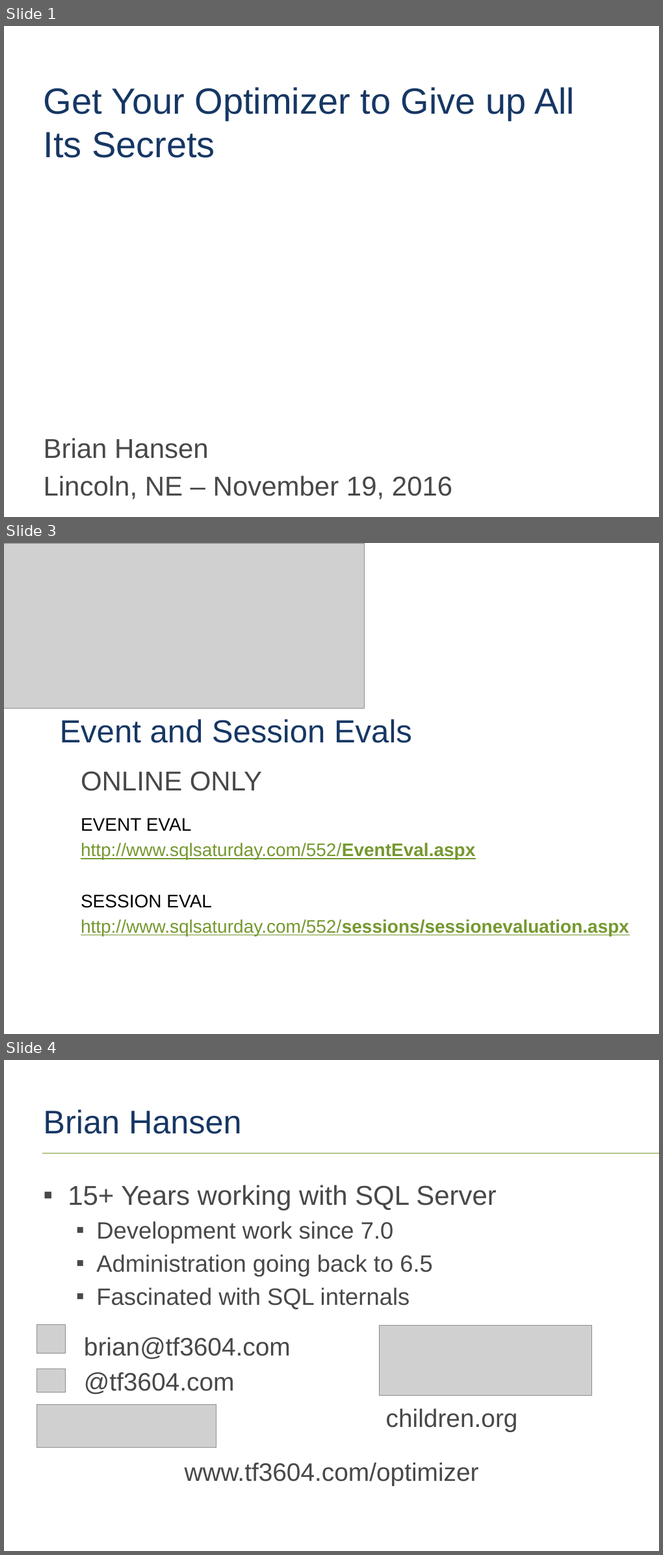
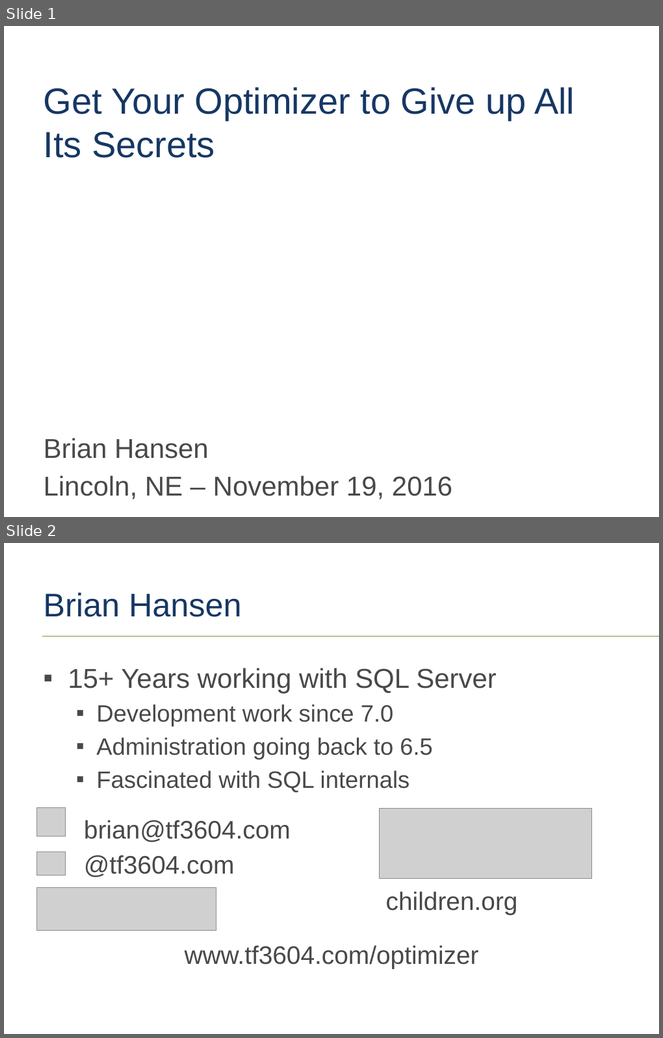
Before and after one commit to tf3604/OptimizerPresentation, a slide deck: Optimizer.pptx. Shown one above the other, each under a label of ours: slides 1, 3 and 4 before the commit, slides 1 and 2 after it; the slides between them are not shown. The pictures are 663x1555 and 663x1038 pixels, drawn with LibreOffice and Linux fonts; fonts in the diff are those of the drawing; grey boxes stand for pictures; background and template pictures are left out. Boxes give left, top, right and bottom in pixels: in the first picture for what was removed or moved away, otherwise in the second. Text is boxed around its words. In the diff, an @@ line names an element or a change of style, - is before the commit and + after.

Commit message:
Remove Lincoln event-specific slides.

```diff
--- a/Optimizer.pptx
+++ b/Optimizer.pptx
@@ slide 3 removed at <box>4,543,659,1034</box>, background #FFFFFF @@
@@ picture removed at <box>4,543,364,708</box> @@
@@ text removed at <box>60,719,412,743</box> @@
-Event and Session Evals
@@ text removed at <box>81,771,629,936</box> @@
-ONLINE ONLY
-EVENT EVAL
-http://www.sqlsaturday.com/552/EventEval.aspx
-SESSION EVAL
-http://www.sqlsaturday.com/552/sessions/sessionevaluation.aspx
@@ what was slide 4 is now slide 2 @@
```
Also in this commit, not shown: 1 other slide removed.
